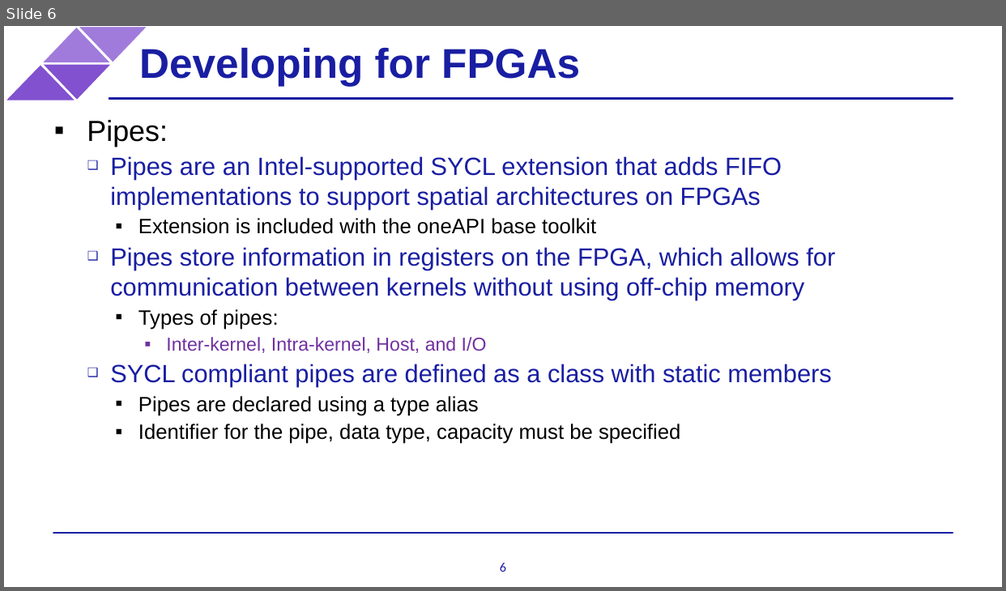
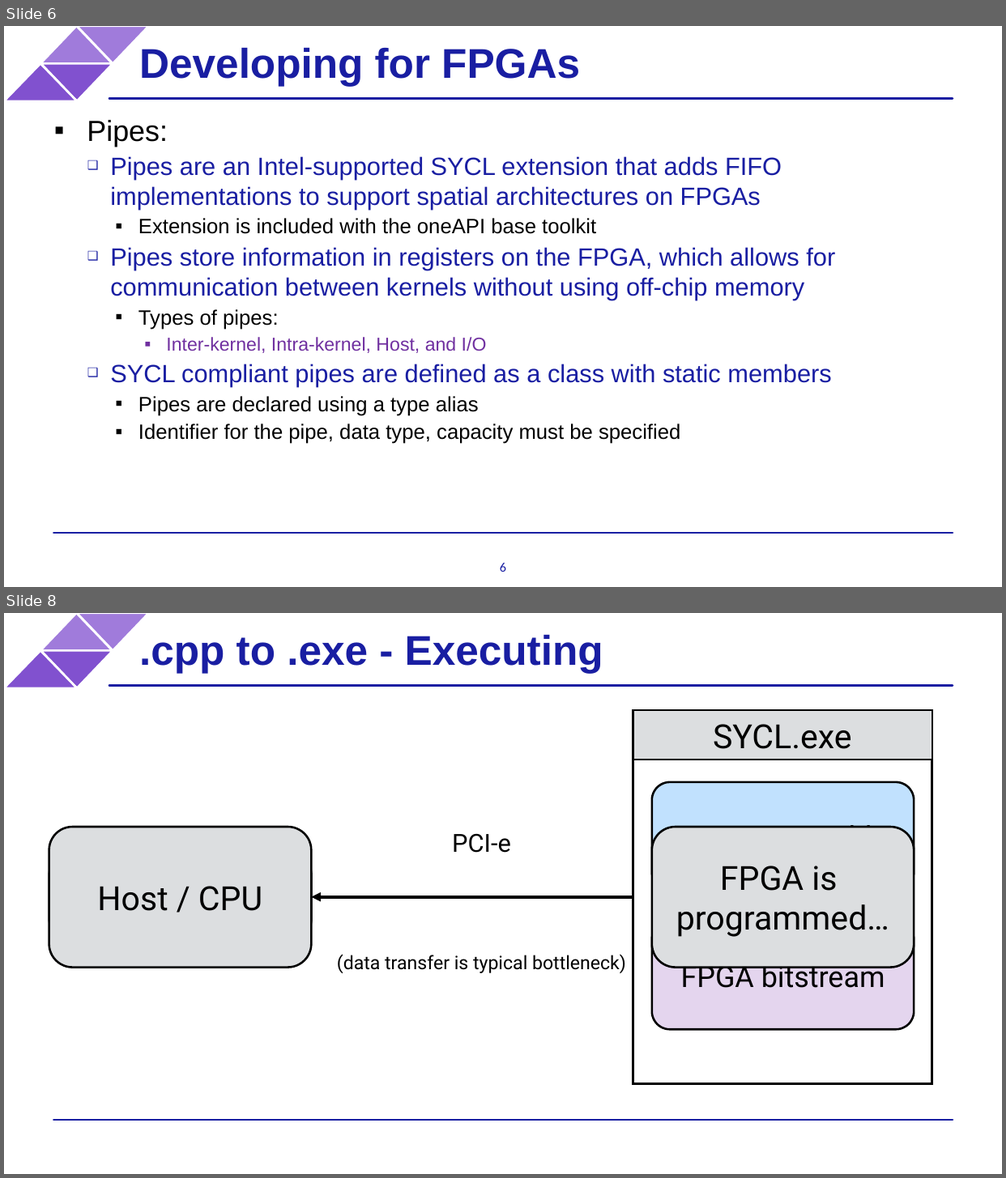
Before and after one commit to BenjaminMFindley/Reconfig-2-SYCL-DPCPP, a slide deck: Slides/SYCL_FPGA.pptx. Shown one above the other, each under a label of ours: slide 6 before the commit, slides 6 and 8 after it; the slides between them are not shown. The pictures are 1006x591 and 1006x1178 pixels, drawn with LibreOffice and Linux fonts; fonts in the diff are those of the drawing; background and template pictures are left out. Boxes give left, top, right and bottom in pixels: in the first picture for what was removed or moved away, otherwise in the second. Text is boxed around its words. In the diff, an @@ line names an element or a change of style, - is before the commit and + after.

```diff
--- a/Slides/SYCL_FPGA.pptx
+++ b/Slides/SYCL_FPGA.pptx
@@ slide 8 added at [4,613,1002,1174], background #FFFFFF; not listed: 6 template elements that a slide beside it also shows @@
@@ title added at [139,634,603,673], 40 pt, text #191EA2, bold @@
+.cpp to .exe - Executing
@@ group added at [633,710,932,1084]: 3 texts, 2 rectangles, 2 rounded rectangles @@
+Host executable
+FPGA bitstream
+SYCL.exe
@@ rounded rectangle added at [49,827,311,968], fill #DCDEE0, outline #000000 2 pt @@
@@ rounded rectangle added at [652,827,914,968], fill #DCDEE0, outline #000000 2 pt @@
@@ text added at [452,833,511,853], 24 pt, text #000000 @@
+PCI-e
@@ rounded rectangle added at [49,862,312,933], fill #E4D5EE, outline #000000 2 pt @@
@@ text added at [676,879,889,937], 32 pt, text #000000 @@
+FPGA is
+programmed…
@@ text added at [720,866,803,891], 32 pt, text #000000 @@
+FPGA
@@ text added at [79,886,283,913], 28 pt, text #000000 @@
+FPGA bitstream
@@ text added at [97,886,262,911], 32 pt, text #000000 @@
+Host / CPU
@@ elbow double arrow added from (312, 897) to (652, 897), #000000 3 pt @@
@@ text added at [337,954,626,973], 18 pt, text #000000 @@
+(data transfer is typical bottleneck)
```
Also in this commit, not shown: 2 other slides added, 9 slides removed, 1 other file.
